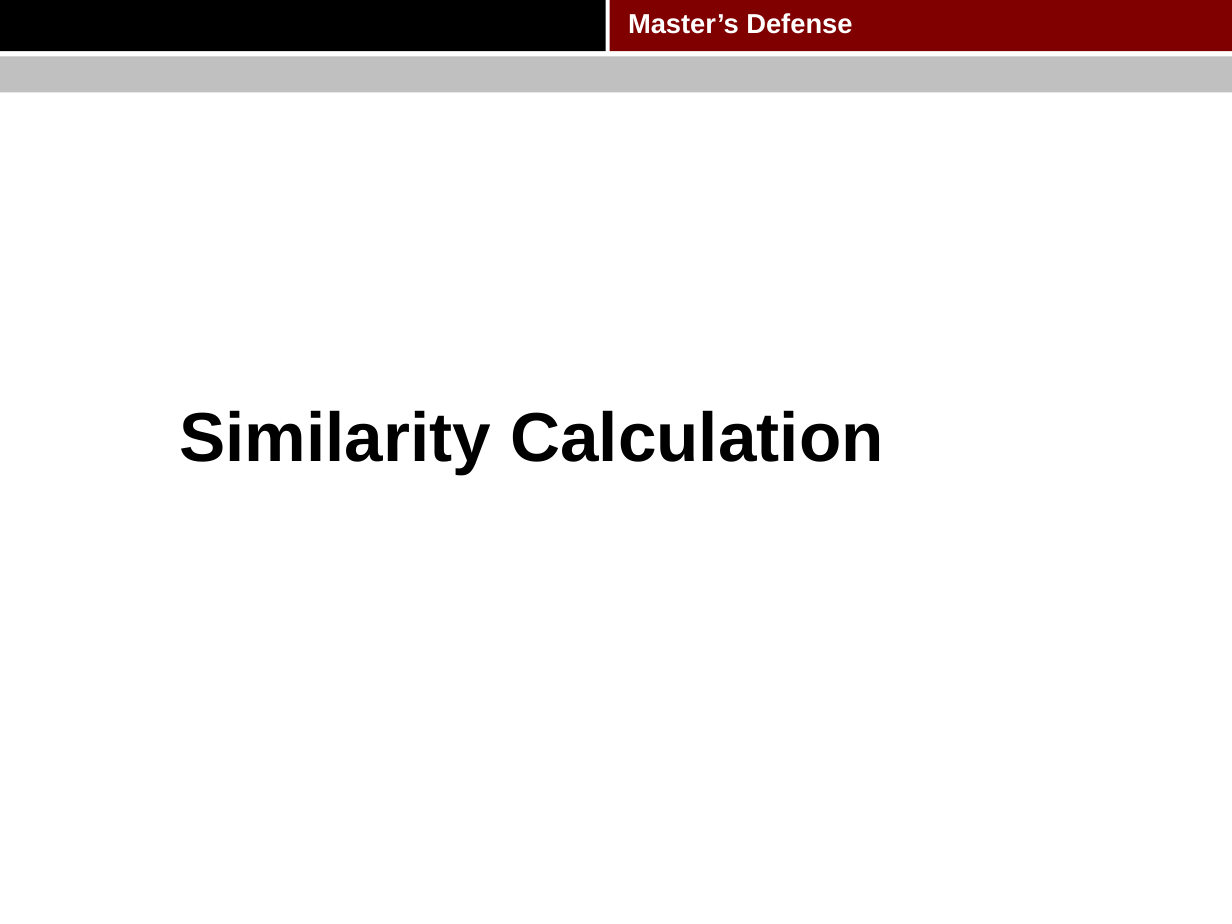
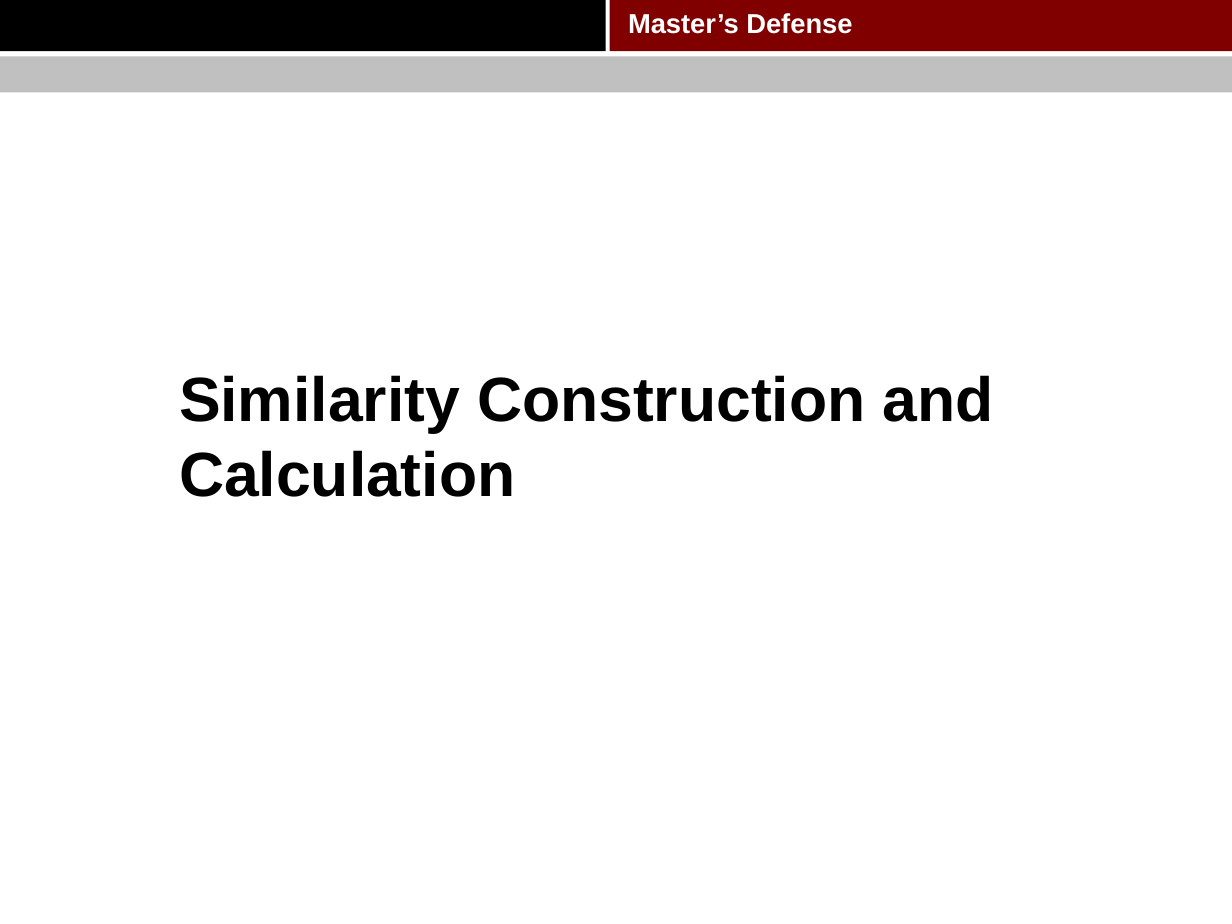
Before and after one commit to pkushiqiang/thesis, a slide deck: slide 43 of media/Master's thesis.pptx (slide 42 before the commit). Drawn at 1232x924 pixels with LibreOffice and Linux fonts; fonts in the diff are those of the drawing; background and template pictures are left out. Boxes give left, top, right and bottom in pixels: in the first picture for what was removed or moved away, otherwise in the second. Text is boxed around its words. In the diff, an @@ line names an element or a change of style, - is before the commit and + after.

```diff
--- a/media/Master's thesis.pptx
+++ b/media/Master's thesis.pptx
@@ title at box(179, 375, 994, 497): text changed; size 40.5 to 36.5 pt @@
-Similarity Calculation
+Similarity Construction and Calculation
```
Also in this commit, not shown: 9 other slides changed, 1 slide added, 1 slide removed.
